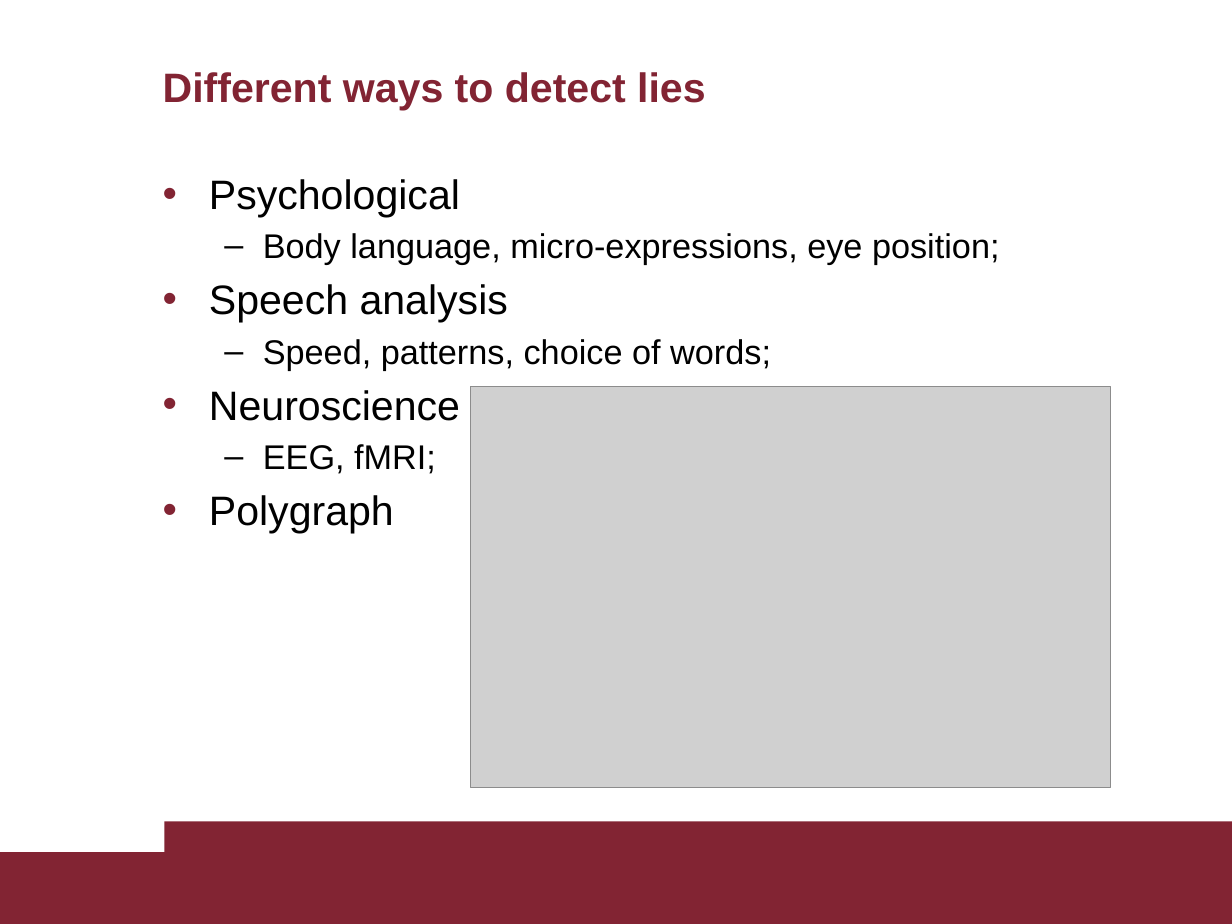
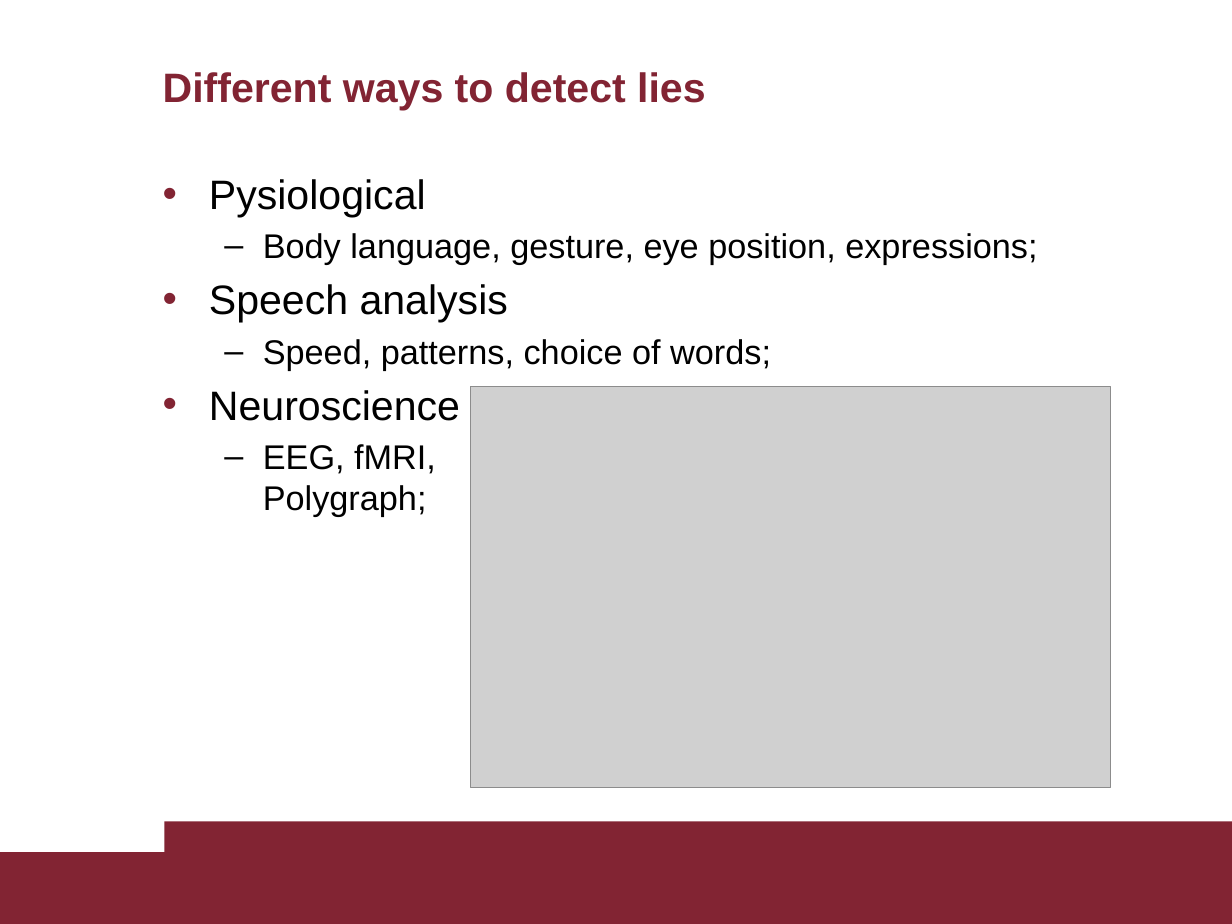
Before and after one commit to AscaL/thesis, a slide deck: slide 5 of Tesi Emanuele Orfanelli 1383726.pptx. Drawn at 1232x924 pixels with LibreOffice and Linux fonts; fonts in the diff are those of the drawing; grey boxes stand for pictures. Boxes give left, top, right and bottom in pixels: in the first picture for what was removed or moved away, otherwise in the second. Text is boxed around its words. In the diff, an @@ line names an element or a change of style, - is before the commit and + after.

```diff
--- a/Tesi Emanuele Orfanelli 1383726.pptx
+++ b/Tesi Emanuele Orfanelli 1383726.pptx
@@ text at <box>209,179,1037,265</box>: text changed @@
-• Psychological
-  – Body language, micro-expressions, eye position;
+• Pysiological
+  – Body language, gesture, eye position, expressions;
@@ text at <box>263,444,436,517</box>: text changed @@
-  – EEG, fMRI;
-• Polygraph
+  – EEG, fMRI,
+    Polygraph;
```
Also in this commit, not shown: 23 other slides changed, 2 slides removed.
